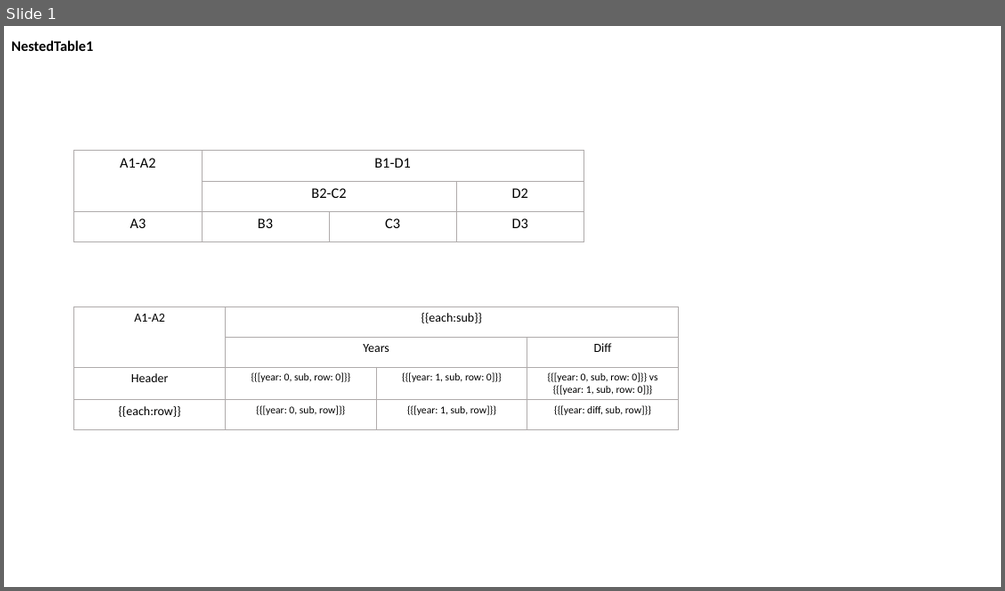
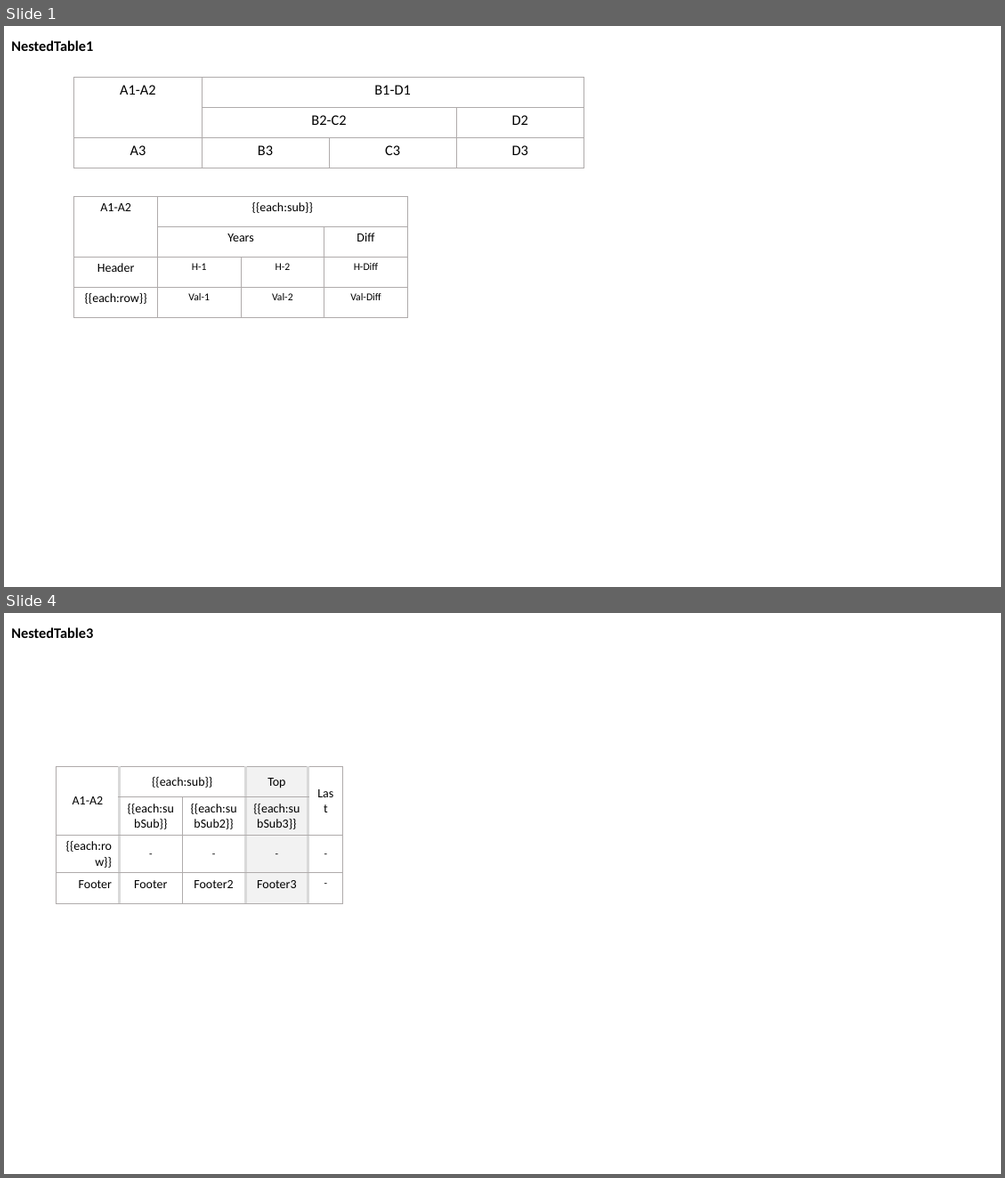
Before and after one commit to singerla/pptx-automizer, a slide deck: __tests__/pptx-templates/NestedTables.pptx. Shown one above the other, each under a label of ours: slide 1 before the commit, slides 1 and 4 after it; the slides between them are not shown. The pictures are 1005x591 and 1005x1178 pixels, drawn with LibreOffice and Linux fonts; fonts in the diff are those of the drawing. Boxes give left, top, right and bottom in pixels: in the first picture for what was removed or moved away, otherwise in the second. Text is boxed around its words. In the diff, an @@ line names an element or a change of style, - is before the commit and + after.

Commit message:
feat(table): use tags to expand rows or (nested) columns

```diff
--- a/__tests__/pptx-templates/NestedTables.pptx
+++ b/__tests__/pptx-templates/NestedTables.pptx
@@ slide 4 added at bbox=[4, 613, 1001, 1174], background #FFFFFF @@
@@ title added at bbox=[11, 627, 93, 638], 14 pt, text #000000, bold @@
+NestedTable3
@@ table added at bbox=[57, 767, 342, 902], 4 rows, 5 columns @@
+A1-A2 | {{each:sub}} |  | Top | Last
+ | {{each:subSub}} | {{each:subSub2}} | {{each:subSub3}} | 
+{{each:row}} | - | - | - | -
+Footer | Footer | Footer2 | Footer3 | -
@@ slide 1 changed as well @@
@@ table: place and size @@
-table at bbox=[74, 151, 582, 242]
+table at bbox=[74, 78, 582, 168]
@@ table at bbox=[74, 196, 406, 317] @@
-row 3: Header | {{[year: 0, sub, row: 0]}} | {{[year: 1, sub, row: 0]}} | {{[year: 0, sub, row: 0]}} vs {{[year: 1, sub, row: 0]}}
+row 3: Header | H-1 | H-2 | H-Diff
-row 4: {{each:row}} | {{[year: 0, sub, row]}} | {{[year: 1, sub, row]}} | {{[year: diff, sub, row]}}
+row 4: {{each:row}} | Val-1 | Val-2 | Val-Diff
@@ table: place and size @@
-table at bbox=[74, 306, 679, 430]
+table at bbox=[74, 196, 406, 317]
```
Also in this commit, not shown: 2 other slides added, 8 other files.
